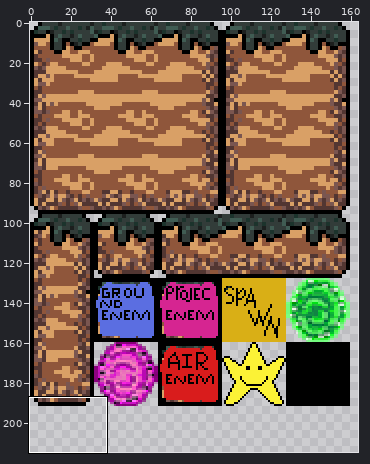
File history of a sprite sheet, images/tileset.png. Above, an overview of the earlier version with the close-up marked.
Close-up. First the earlier version:
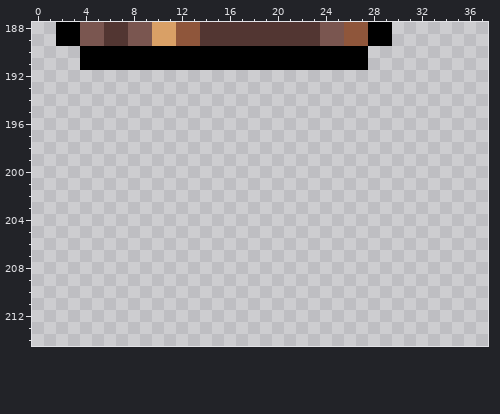
The file is 256x256 pixels. Pixels under 10% opacity are left out. Colours within 5 levels of each other are drawn and written as one. Shown: x 0..37, y 188..214. The wide view leaves out empty margins.
The result:
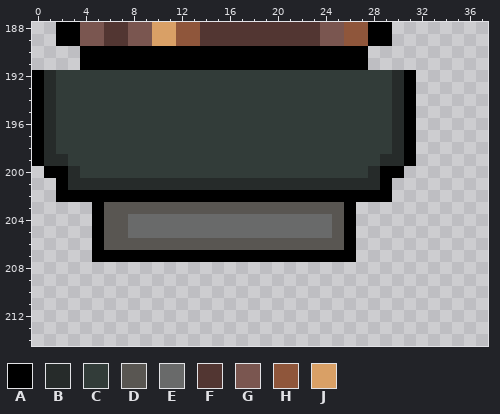
Palette (. is transparent): A #000000  B #262b2a  C #323c39  D #595652  E #696a6a  F #523632  G #7a5650  H #8f563b  J #d9a066
Difference:
There is now colour A in rows 192 to 199 at x 0 and 31; in row 200 at x 1 to 2 and 29 to 30; in row 201 at x 2 and 29; in row 202 at x 2 to 29; in rows 203 to 206 at x 5 and 26; in row 207 at x 5 to 26.
There is now colour B in rows 192 to 198 at x 1 and 30; in row 199 at x 1 to 2 and 29 to 30; in row 200 at x 3 and 28; in row 201 at x 3 to 28.
There is now colour C in rows 192 to 198 at x 2 to 29; in row 199 at x 3 to 28; in row 200 at x 4 to 27.
There is now colour D in row 203 at x 6 to 25; in rows 204 to 205 at x 6 to 7 and 25; in row 206 at x 6 to 25.
There is now colour E in rows 204 to 205 at x 8 to 24.
